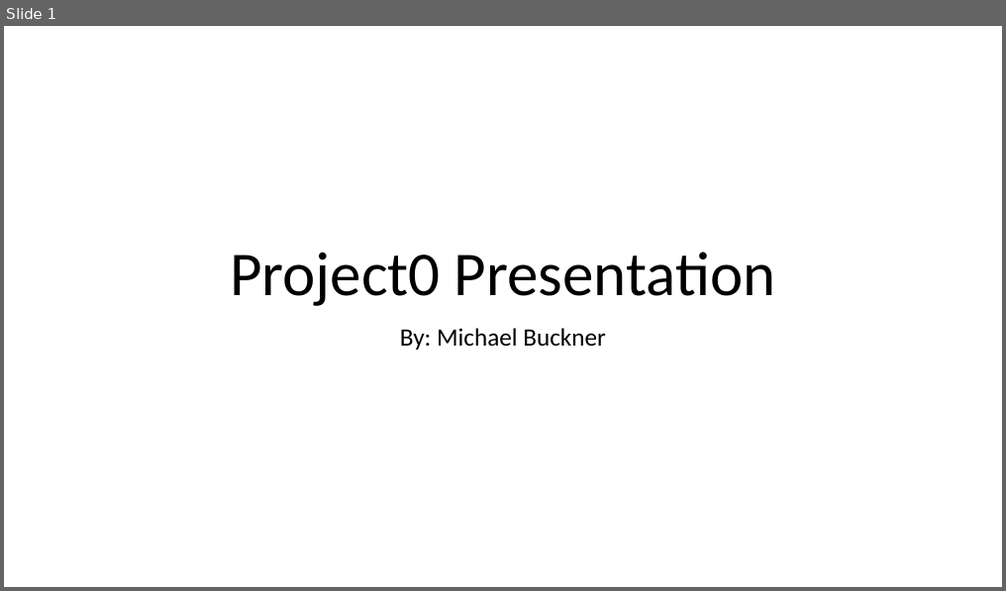
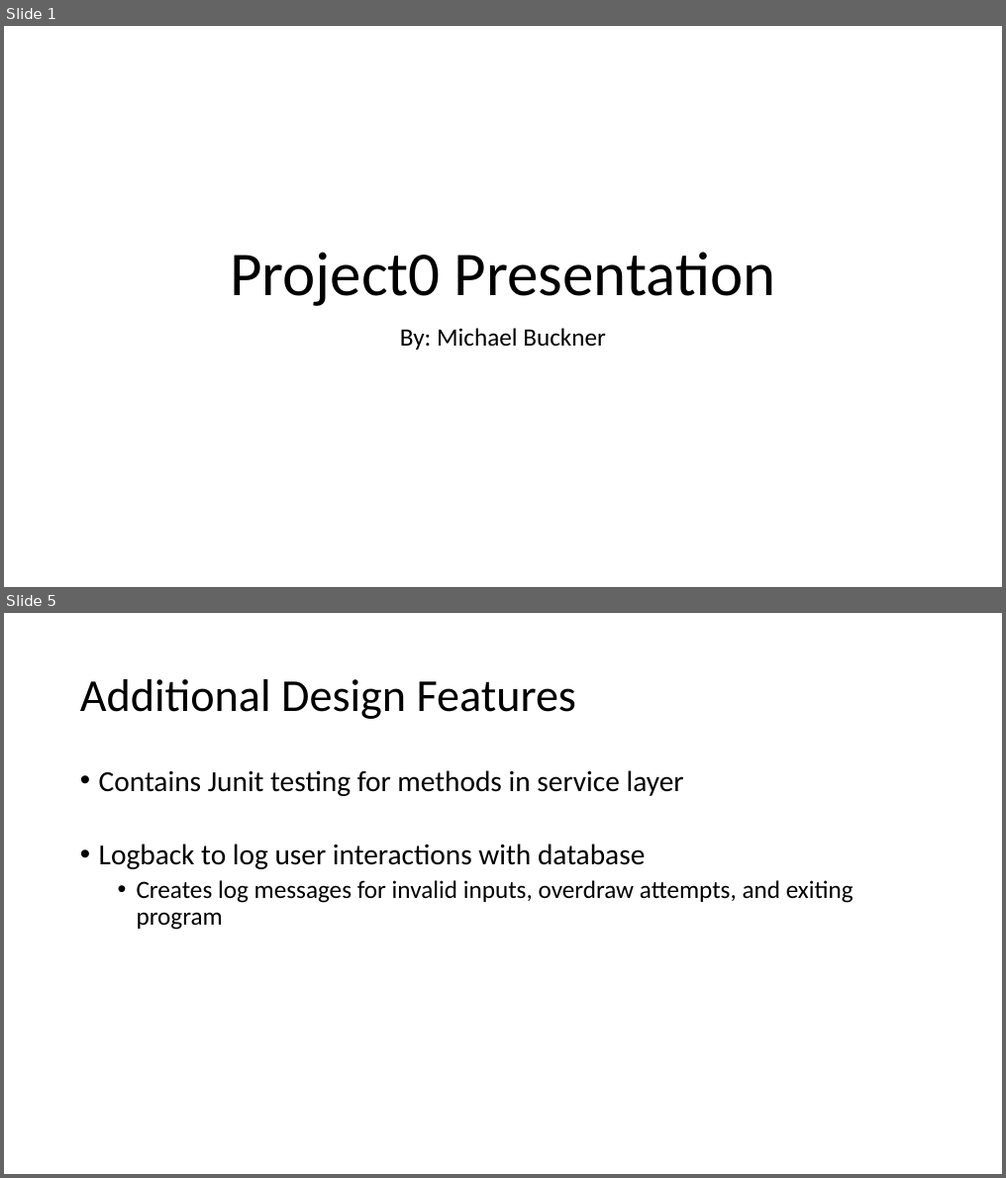
Before and after one commit to 210927-JavaFS/project0-bucknermi, a slide deck: Project0 Presentation.pptx. Shown one above the other, each under a label of ours: slide 1 before the commit, slides 1 and 5 after it; the slides between them are not shown. The pictures are 1006x591 and 1006x1178 pixels, drawn with LibreOffice and Linux fonts; fonts in the diff are those of the drawing. Boxes give left, top, right and bottom in pixels: in the first picture for what was removed or moved away, otherwise in the second. Text is boxed around its words. In the diff, an @@ line names an element or a change of style, - is before the commit and + after.

```diff
--- a/Project0 Presentation.pptx
+++ b/Project0 Presentation.pptx
@@ slide 5 added at <box>4,613,1002,1174</box>, background #FFFFFF @@
@@ title added at <box>80,679,576,719</box>, 44 pt, text #000000 @@
+Additional Design Features
@@ text added at <box>99,770,853,930</box>, 28 pt, text #000000 @@
+• Contains Junit testing for methods in service layer
+• Logback to log user interactions with database
+  • Creates log messages for invalid inputs, overdraw attempts, and exiting program
```
Also in this commit, not shown: 3 other slides added, 1 slide removed, 11 other files.
